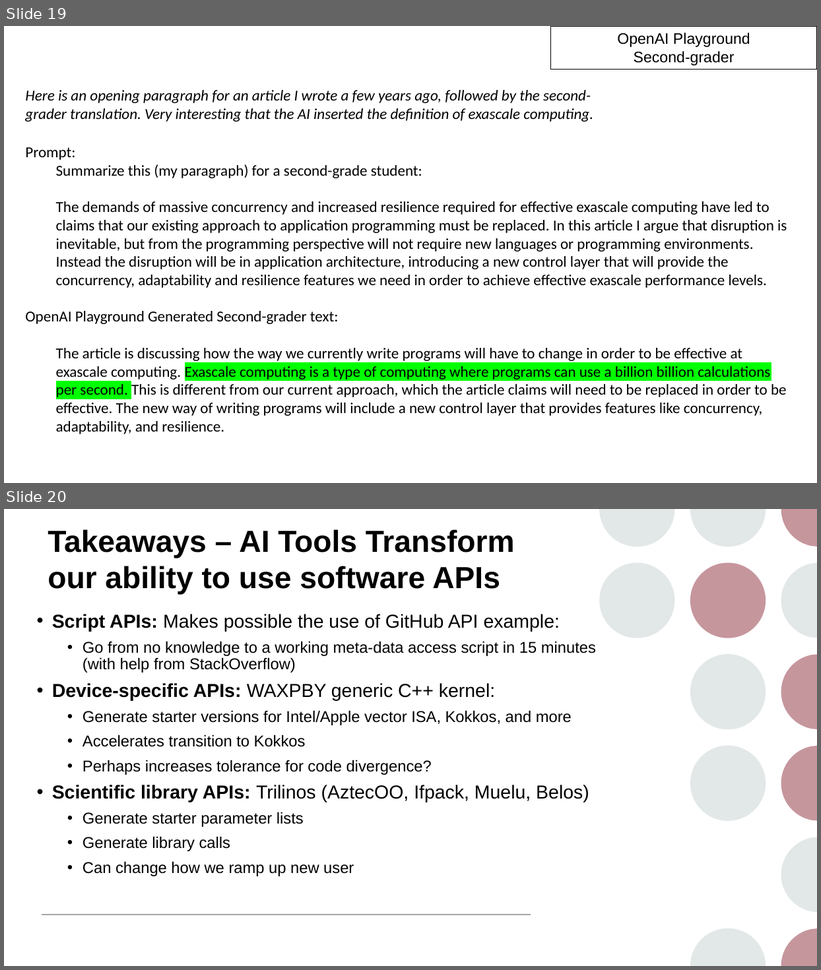
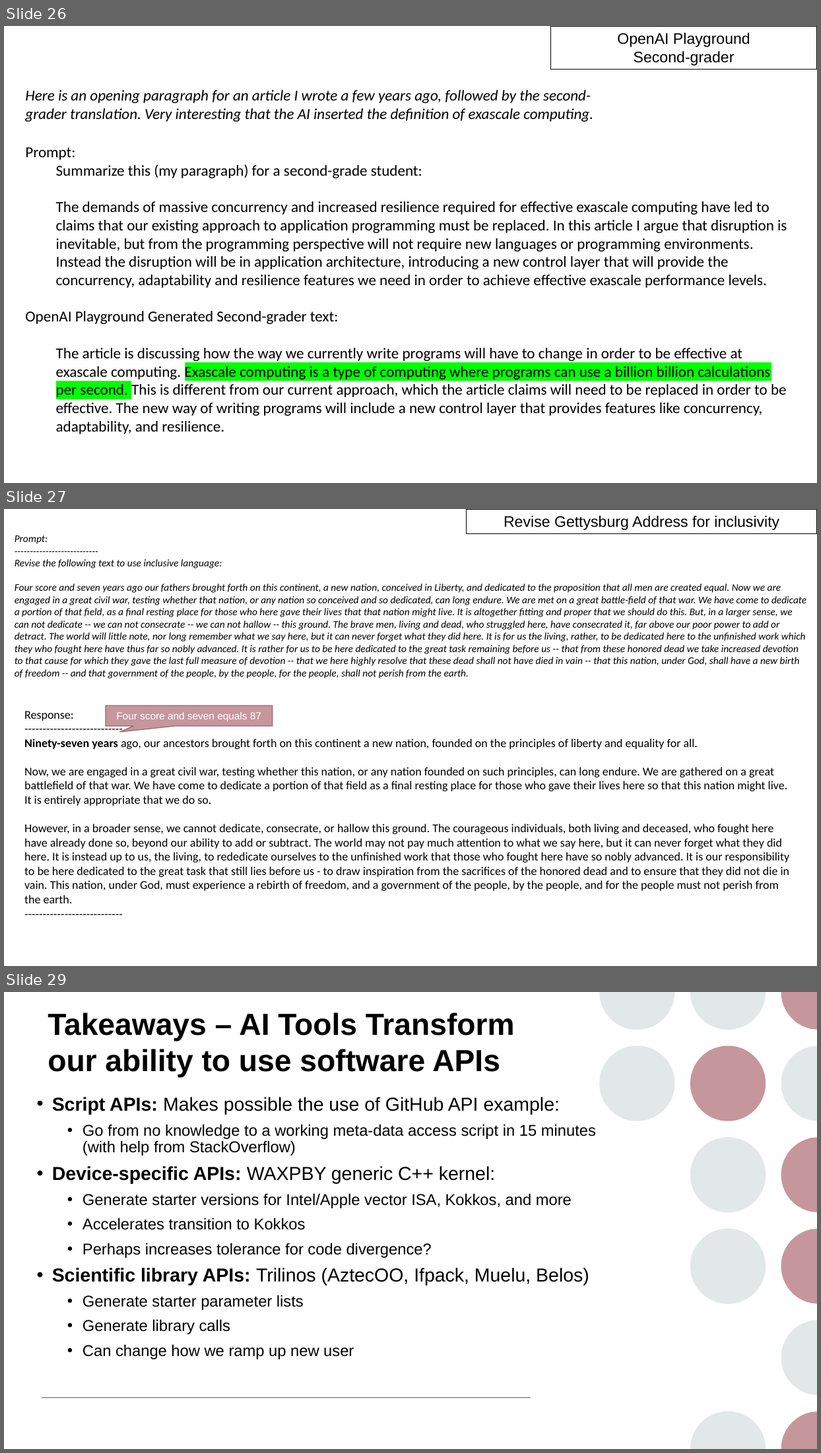
Before and after one commit to maherou/Teaching, a slide deck: files/CS373/GenerativeAITools/GenerativeAITools.pptx. Shown one above the other, each under a label of ours: slides 19 and 20 before the commit, slides 26, 27 and 29 after it; the slides between them are not shown. The pictures are 821x970 and 821x1453 pixels, drawn with LibreOffice and Linux fonts; fonts in the diff are those of the drawing. Boxes give left, top, right and bottom in pixels: in the first picture for what was removed or moved away, otherwise in the second. Text is boxed around its words. In the diff, an @@ line names an element or a change of style, - is before the commit and + after.

```diff
--- a/files/CS373/GenerativeAITools/GenerativeAITools.pptx
+++ b/files/CS373/GenerativeAITools/GenerativeAITools.pptx
@@ slide 27 added at (4, 509, 817, 966), background #FFFFFF @@
@@ rectangle added at (467, 509, 817, 533), fill #FFFFFF, outline #000000 1 pt, 18 pt, text #000000 @@
+Revise Gettysburg Address for inclusivity
@@ text added at (15, 535, 807, 679), 12 pt, text #000000, italic @@
+Prompt:
+---------------------------
+Revise the following text to use inclusive language:
+Four score and seven years ago our fathers brought forth on this continent, a new nation, conceived in Liberty, and dedicated to the proposition that all men are created equal. Now we are engaged in a great civil war, testing whether that nation, or any nation so conceived and so dedicated, can long endure. We are met on a great battle-field of that war. We have come to dedicate a portion of that field, as a final resting place for those who here gave their lives that that nation might live. It is altogether fitting and proper that we should do this. But, in a larger sense, we can not dedicate -- we can not consecrate -- we can not hallow -- this ground. The brave men, living and dead, who struggled here, have consecrated it, far above our poor power to add or detract. The world will little note, nor long remember what we say here, but it can never forget what they did here. It is for us the living, rather, to be dedicated here to the unfinished work which they who fought here have thus far so nobly advanced. It is rather for us to be here dedicated to the great task remaining before us -- that from these honored dead we take increased devotion to that cause for which they gave the last full measure of devotion -- that we here highly resolve that these dead shall not have died in vain -- that this nation, under God, shall have a new birth of freedom -- and that government of the people, by the people, for the people, shall not perish from the earth.
@@ speech box added at (106, 706, 273, 727), fill #C6969D, outline #926F74 1 pt, 12 pt, text #FFFFFF @@
+Four score and seven equals 87
@@ text added at (24, 711, 790, 904), 14 pt, text #000000 @@
+Response:
+---------------------------
+Ninety-seven years ago, our ancestors brought forth on this continent a new nation, founded on the principles of liberty and equality for all.
+Now, we are engaged in a great civil war, testing whether this nation, or any nation founded on such principles, can long endure. We are gathered on a great battlefield of that war. We have come to dedicate a portion of that field as a final resting place for those who gave their lives here so that this nation might live. It is entirely appropriate that we do so.
+However, in a broader sense, we cannot dedicate, consecrate, or hallow this ground. The courageous individuals, both living and deceased, who fought here have already done so, beyond our ability to add or subtract. The world may not pay much attention to what we say here, but it can never forget what they did here. It is instead up to us, the living, to rededicate ourselves to the unfinished work that those who fought here have so nobly advanced. It is our responsibility to be here dedicated to the great task that still lies before us - to draw inspiration from the sacrifices of the honored dead and to ensure that they did not die in vain. This nation, under God, must experience a rebirth of freedom, and a government of the people, by the people, and for the people must not perish from the earth.
+---------------------------
@@ what was slide 19 is now slide 26 @@
@@ what was slide 20 is now slide 29 @@
```
Also in this commit, not shown: 4 slides changed, 8 other slides added, 6 other files.
